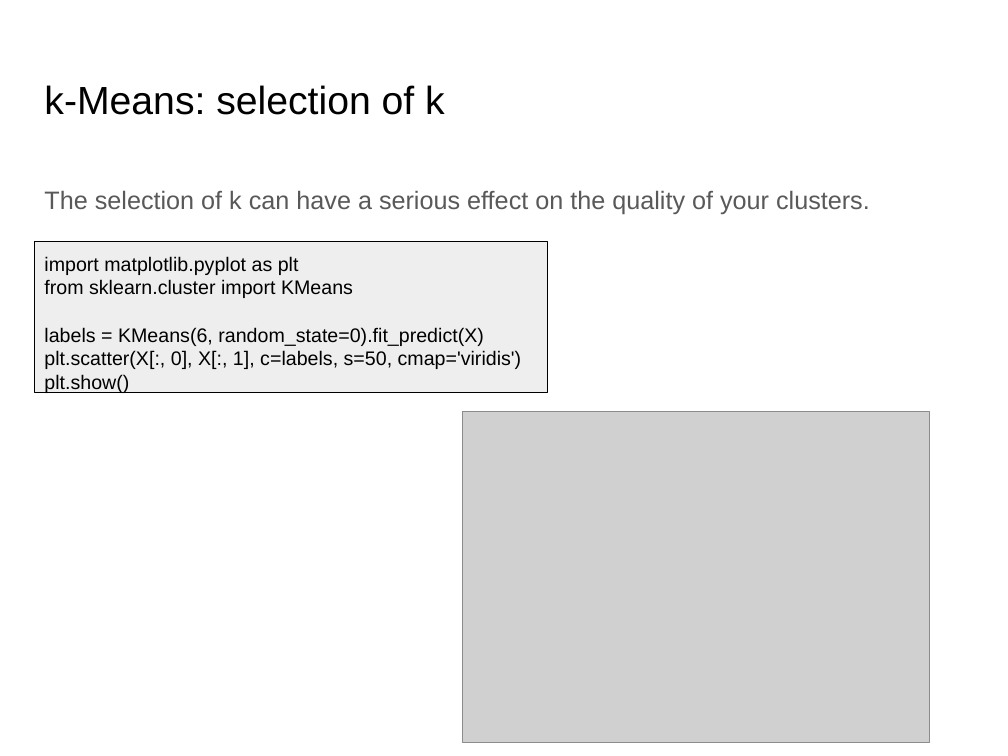
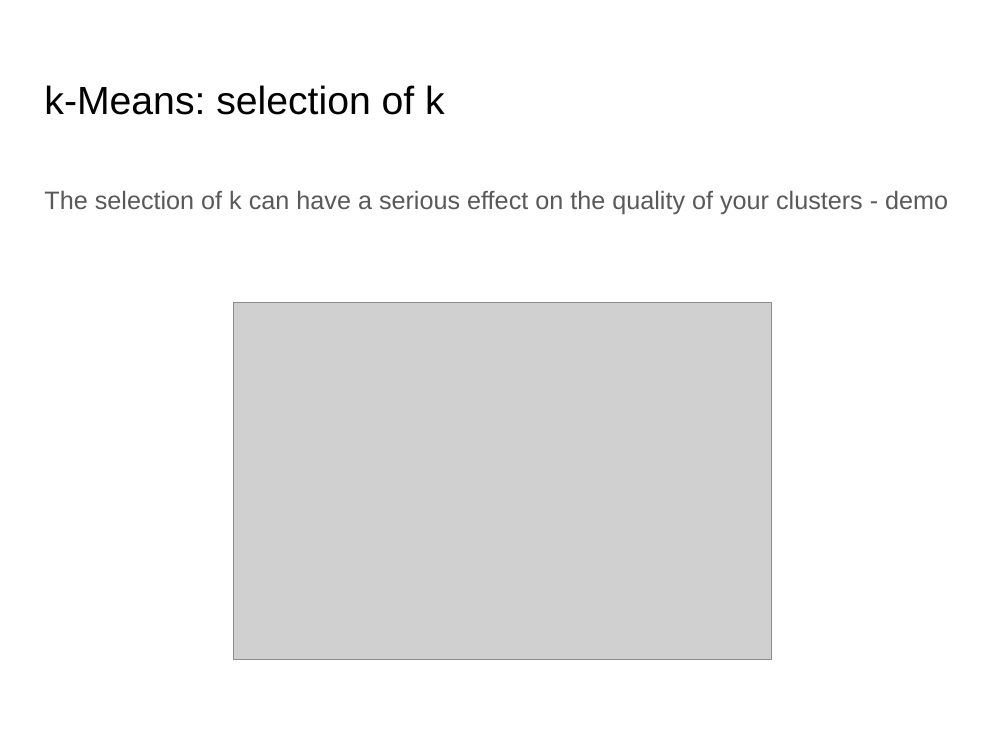
Before and after one commit to lutzhamel/CSC310, a slide deck: slide 9 of notes/17-unsupervised-learning.pptx (slide 10 before the commit). Drawn at 1008x756 pixels with LibreOffice and Linux fonts; fonts in the diff are those of the drawing; grey boxes stand for pictures. Boxes give left, top, right and bottom in pixels: in the first picture for what was removed or moved away, otherwise in the second. Text is boxed around its words. In the diff, an @@ line names an element or a change of style, - is before the commit and + after.

```diff
--- a/notes/17-unsupervised-learning.pptx
+++ b/notes/17-unsupervised-learning.pptx
@@ text at box(44, 190, 948, 214): text changed @@
-The selection of k can have a serious effect on the quality of your clusters.
+The selection of k can have a serious effect on the quality of your clusters - demo
@@ rectangle removed at box(34, 242, 547, 392) @@
-import matplotlib.pyplot as plt
-from sklearn.cluster import KMeans
-labels = KMeans(6, random_state=0).fit_predict(X)
-plt.scatter(X[:, 0], X[:, 1], c=labels, s=50, cmap='viridis')
-plt.show()
@@ picture added at box(233, 302, 771, 659) @@
@@ picture removed at box(463, 412, 929, 743) @@
```
Also in this commit, not shown: 9 other slides changed, 1 slide added, 2 slides removed, 2 other files.
